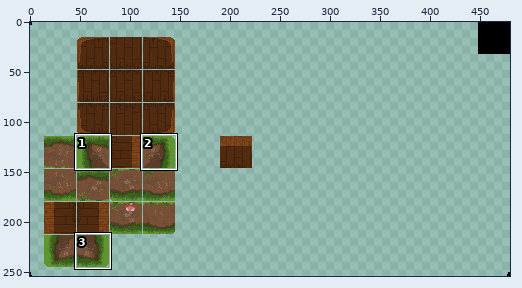
Pixel-art file -- Assets/Sprites/tilemap/tilemap2.aseprite. Above: a wide view before the commit, with the close-up outlined.
Close-up. As it was:
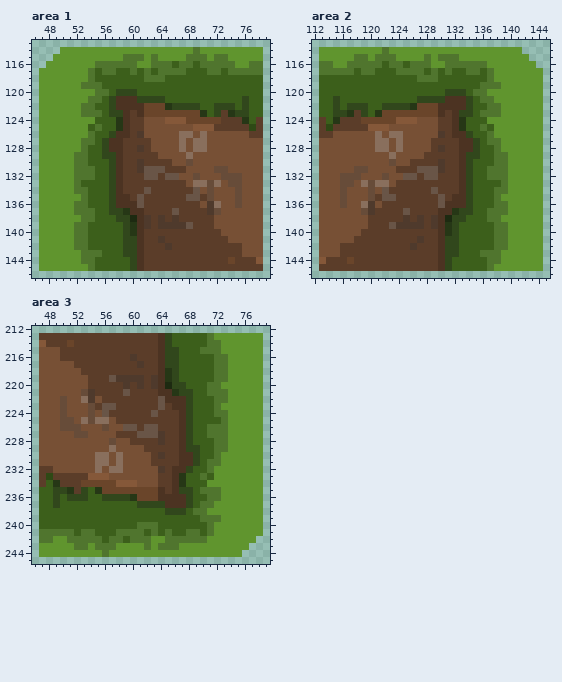
480x254 pixels, 1 frame. Colours within 5 levels of each other are drawn and written as one. Shown: area 1: x 46..79, y 113..146; area 2: x 112..145, y 113..146; area 3: x 46..79, y 212..245. The commit also changed other parts of the picture, which this record leaves out.
The result:
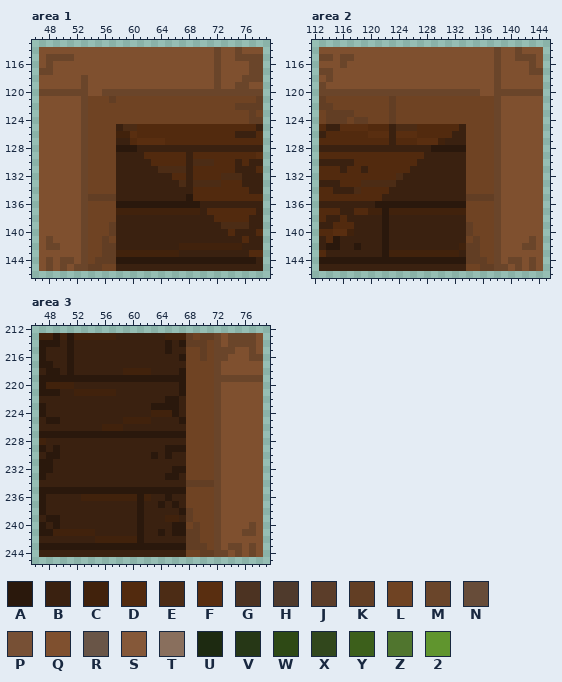
Palette (. is transparent): A #2a180c  B #3a2110  C #41220c  D #522a0e  E #4c2c15  F #592e10  G #4c3322  H #4f3a2c  J #5b3d29  K #623e24  L #6f4323  M #6a452a  N #674c39  P #775035  Q #7f502f  R #695547  S #855839  T #896f5d  U #1d2a11  V #263716  W #2e4915  X #31471c  Y #3c5f1b  Z #50752e  2 #60952e
Diff:
Changed rows in their new state; - is an unchanged pixel.
Area 1:
first column x 47:
114 QQQQQQQQQQQQQQQQQQQQQQQQQMQQMQQQ
115 QMMMMQQQQQQQQQQQQQQQQQQQQMQQMMMM
116 QMQQQQQQQQQQQQQQQQQQQQQQQMQQQQMM
117 MMQQQQQQQQQQQQQQQQQQQQQQQMQQQQMM
118 QQQQQQMQQQQQQQQQQQQQQQQQQMQQQMMM
119 QQQQQQMQQQQQQQQQQQQQQQQQQMQQMMQQ
120 MMMMMMMQQMMMMMMMMMMMMMMMMMMMMMMM
121 QQQQQQMLLLKLLLLLLLLLLLLLLLLLLLLK
122 QQQQQQMLLLLLLLLLLLLLLLLLLLLLKKKK
123 QQQQQQMLLLLLLLLLLLLLLLLLLLLLLLKL
124 QQQQQQMLLLLLLLLLLLLLLLLLLLLLLLKK
125 QQQQQQMLLLLBEEDDDDDDDDDDDDDDDDDB
126 QQQQQQMLLLLCCFDDDDDDDDDDDDDDBBBD
127 QQQQQQMLLLLBBDFFFFDDDDDDDDDDDDDD
128 QQQQQQMLLLLAAABBBBBBBBBBBBBBBBBB
129 QQQQQQMLLLLBBBBDDDDDDBDDDDDDDDDF
130 QQQQQQMLLLLBBBBBDDDDDBEEEDDDBDBB
131 QQQQQQMLLLLBBBBBBEEEEBDDDDDDBBBD
132 QQQQQQMLLLLBBBBBBBBDDBDDDDEEEBBB
133 QQQQQQMLLLLBBBBBBBBBEBEEEEDDDBBB
134 QQQQQQMLLLLBBBBBBBBBBBDDDDDDDDBB
135 QQQQQQMKKKKBBBBBBBBBBADDDDDDDDDD
136 QQQQQQMLLLLAAAAAAAAAAAABBBBBBBBB
137 QQQQQQMLLLLCCCCCCCCCCCCBDDDDDDDB
138 QQQQQQMLLLLBBBBBBBBBBBBBBDDDDDBB
139 QQQQQQMLLLKBBBBBBBBBBBBBBBEEEEBB
140 QQQQQQMLLLKBBBBBBBBBBBBBBBBDBBBD
141 QMQQQQMLLKLBBBBBBBBBBBBBBBBBBDBB
142 QMMQQQMLLKKBBBBBBBBBCCCCCCCCCBBB
143 QQQQQQMLLKKCCCCCCCCCBBBBBBBBBBDD
144 QMQMMQMLKKKAAAAAAAAAAAAAAAAAAAAB
145 QMQMQMMKKLLBBBBBBBBBBBBBBBBBBBBB
Area 2:
first column x 113:
114 QQQQQQQQQQQQQQQQQQQQQQQQQMQQMQQQ
115 MMQMMQQQQQQQQQQQQQQQQQQQQMQQMMMQ
116 QQQMQQQQQQQQQQQQQQQQQQQQQMQQQQMQ
117 MMQQQQQQQQQQQQQQQQQQQQQQQMQQQQMM
118 QMQQQQQQQQQQQQQQQQQQQQQQQMQQQQQQ
119 MQQQQQQQQQQQQQQQQQQQQQQQQMQQQQQQ
120 MMMMMMMMMMMMMMMMMMMMMMMQQMMMMMMM
121 KLLLLLLLLLKLLLLLLLLLLLLLLMQQQQQQ
122 KKLLLLLLLLKLLLLLLLLLLLLLLMQQQQQQ
123 LKKKKLLLLLKLLLLLLLLLLLLLLMQQQQQQ
124 LKKKLKKLLLKLLLLLLLLLLLLLLMQQQQQQ
125 DBBFFFFDDDBEEEDDDDDDBLLLLMQQQQQQ
126 BDDDDDDFFFBFFFDDDDDBBLLLLMQQQQQQ
127 DDDDDDDDDDBDDDFFFCBBBLLLLMQQQQQQ
128 BBBBBBBBBBBBBBBBAAAAALLLLMQQQQQQ
129 DDDDDDDDDDDDDDDBBBBBBLLLLMQQQQQQ
130 BBBBBDDDDDDDDDBBBBBBBLLLLMQQQQQQ
131 DDDBDDBDDDDDDBBBBBBBBLLLLMQQQQQQ
132 DDDDDDDDDDDEBBBBBBBBBLLLLMQQQQQQ
133 BBBDDDEEEEEBBBBBBBBBBLLLLMQQQQQQ
134 DDBBBEDDDDBBBBBBBBBBBLLLLMQQQQQQ
135 DDDDDDDDDBBBBBBBBBBBBKKKKMQQQQQQ
136 BBBBBBBBAAAAAAAAAAAAALLLLMQQQQQQ
137 DDDBBDDCCACCCCCCCCCCCLLLLMQQQQQQ
138 DBBDBBBBBABBBBBBBBBBBLLLLMQQQQQQ
139 BBDDDBBBBABBBBBBBBBBBKLLLMQQQQQQ
140 DDFFCBBBBABBBBBBBBBBBKLLLMQQQQQQ
141 BDABBBBBBABBBBBBBBBBBLKLLMQQQQMQ
142 BAABBABBBABBBBBBBBBBCKKLLMQQQMMQ
143 DBBBBBBBBACCCCCCCCCCBKKLLMQQQQQQ
144 AAAAAAAAAAAAAAAAAAAAAKKKLMQMMQMQ
145 BBBBBBBBBBBBBBBBBBBBBLLKKMMQMQMQ
Area 3:
first column x 47:
213 CCACACCCCCCBBBBBBBCCCKLKKMQMMMMQ
214 AAABABBBBBBBBBBBBBABAKKKLMQMMMMQ
215 ABBBABBBBBBBBBBBBBABBLLKLMMMQQMQ
216 ABBBABBBBBBBBBBBBBBBALLKLMMQQQMM
217 AABBABBBBBBBBBBBBBBBBLLLLMQQQQQQ
218 BAABABBBBBBBCCCCBBBBALLLLMQQQQQQ
219 AAAAAAAAAAAAAAAAAAAAALLLLMMMMMMM
220 ACCCCBBBBBBBBBBBBBBBALLLLMQQQQQQ
221 AAABBCCCCCCBBBBBBBBBALLLLMQQQQQQ
222 BBBBBBBBBBBBBBBBBBAABLLLLMQQQQQQ
223 ABBBBBBBBBBBBBBBAAAABLLLLMQQQQQQ
224 ABBBBBBBBBBBBBBBCCCABLLLLMQQQQQQ
225 BAABBBBBBBBBCCCCBBBBALLLLMQQQQQQ
226 BBBBBBBBBCCCBBBBBBBBBLLLLMQQQQQQ
227 AAAAAAAAAAAAAAAAAAAAALLLLMQQQQQQ
228 CBBBBBBBBBBBBBBBBBBBBLLLLMQQQQQQ
229 ABABBBBBBBBBBBBBBBAAALLLLMQQQQQQ
230 BAABBBBBBBBBBBBBABABBLLLLMQQQQQQ
231 AABBBBBBBBBBBBBBBBBBBLLLLMQQQQQQ
232 AABBBBBBBBBBBBBBBBBAALLLLMQQQQQQ
233 ABBBBBBBBBBBBBBBBBAABLLLLMQQQQQQ
234 BBBBBBBBBBBBBBBBBBBBBKKKKMQQQQQQ
235 AAAAAAAAAAAAAAAAAAAAALLLLMQQQQQQ
236 ABBBBBCCCCCCCCACBBABBLLLLMQQQQQQ
237 ABBBBBBBBBBBBBABBABABLLLLMQQQQQQ
238 ABBBBBBBBBBBBBABBBBBAKLLLMQQQQQQ
239 BAABBBBBBBBBBBABBBCCBKLLLMQQQQQQ
240 ABABBBBBBBBBBBABBBBAALKLLMQQQQMQ
241 AACCCCCCBBBBBBABBABAAKKLLMQQQMMQ
242 BBBBBBBBCCCCCCABBBBBBKKLLMQQQQQQ
243 AAAAAAAAAAAAAAAAAAAAAKKKLMQMMQMQ
244 BBBBBBBBBBBBBBBBBBBBBLLKKMMQMQMQ
